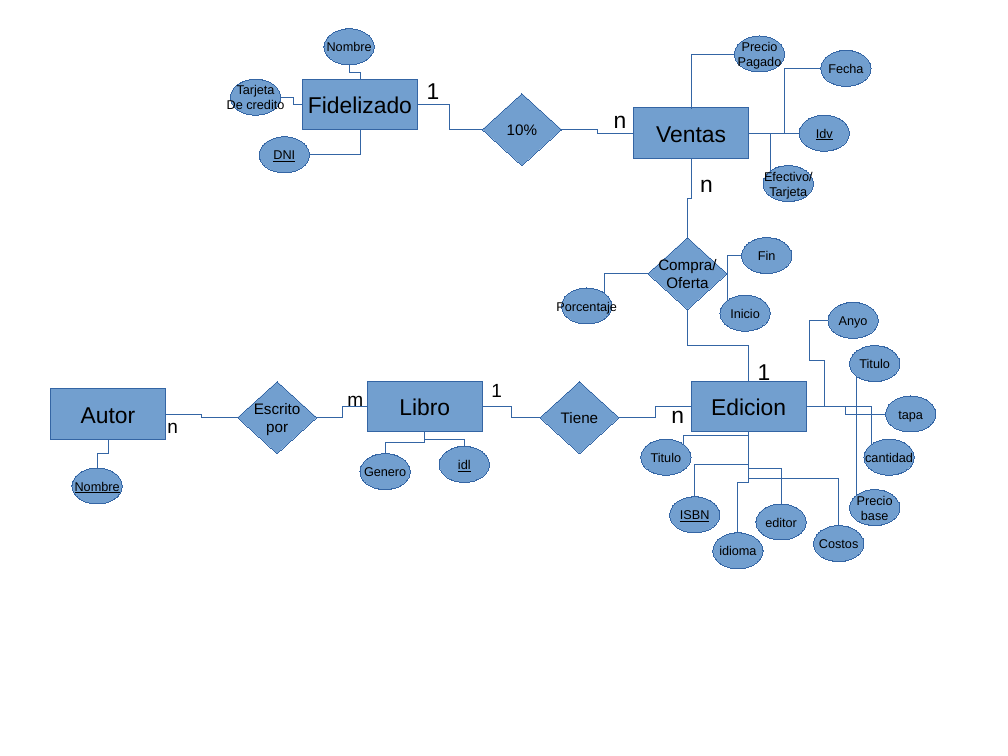
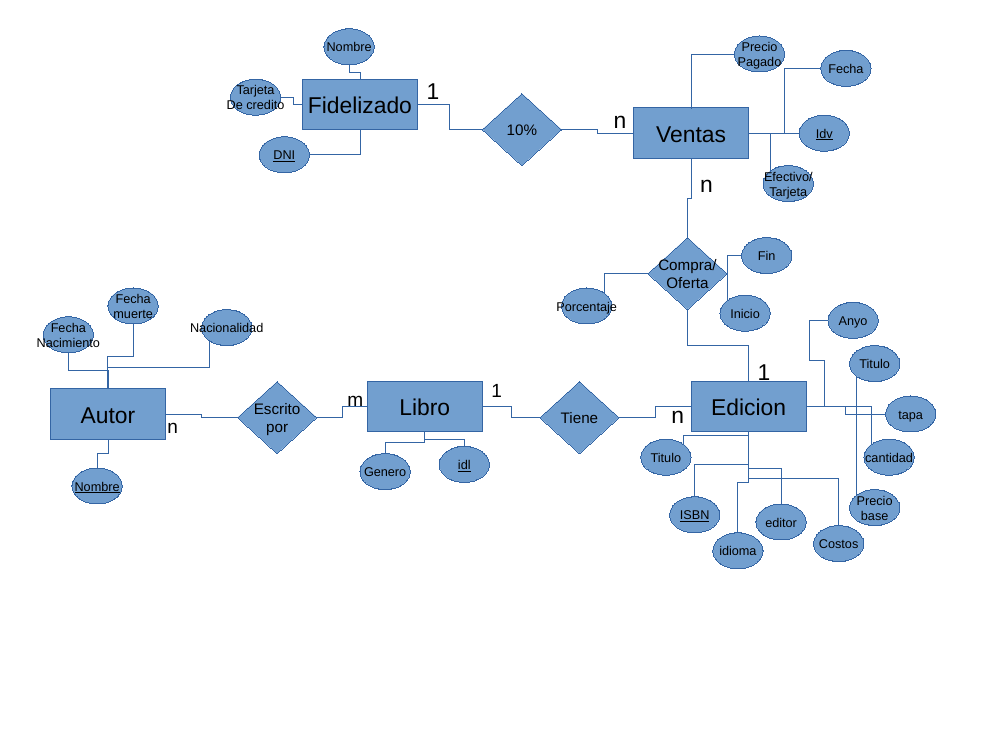
Before and after one commit to GonzaloMC7/EDAT, a slide deck: slide 1 of ER-p1.odp. Drawn at 1008x756 pixels with LibreOffice and Linux fonts; fonts in the diff are those of the drawing. Boxes give left, top, right and bottom in pixels: in the first picture for what was removed or moved away, otherwise in the second. Text is boxed around its words. In the diff, an @@ line names an element or a change of style, - is before the commit and + after.

```diff
--- a/ER-p1.odp
+++ b/ER-p1.odp
@@ ellipse added at box(108, 288, 158, 324), fill #729FCF, outline #3465A4 0 pt, 10 pt, text #000000 @@
+Fecha
+muerte
@@ ellipse added at box(43, 316, 93, 352), fill #729FCF, outline #3465A4 0 pt, 10 pt, text #000000 @@
+Fecha
+Nacimiento
@@ elbow line added from (134, 324) to (108, 389), #3465A4 0 pt @@
@@ ellipse added at box(201, 310, 252, 346), fill #729FCF, outline #3465A4 0 pt, 10 pt, text #000000 @@
+Nacionalidad
@@ elbow line added from (69, 353) to (108, 389), #3465A4 0 pt @@
@@ elbow line added from (209, 340) to (108, 389), #3465A4 0 pt @@
```
Also in this commit, not shown: 1 other file.
